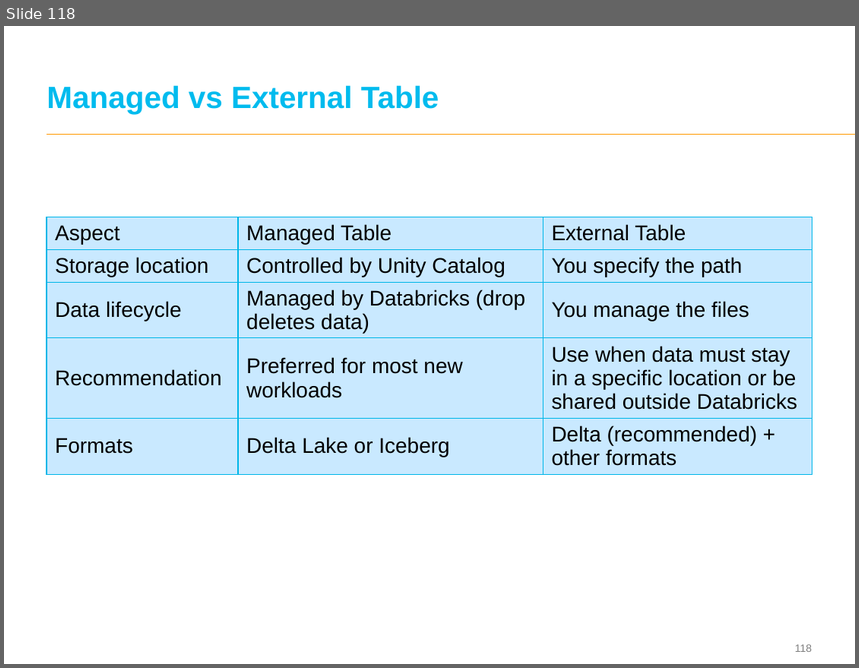
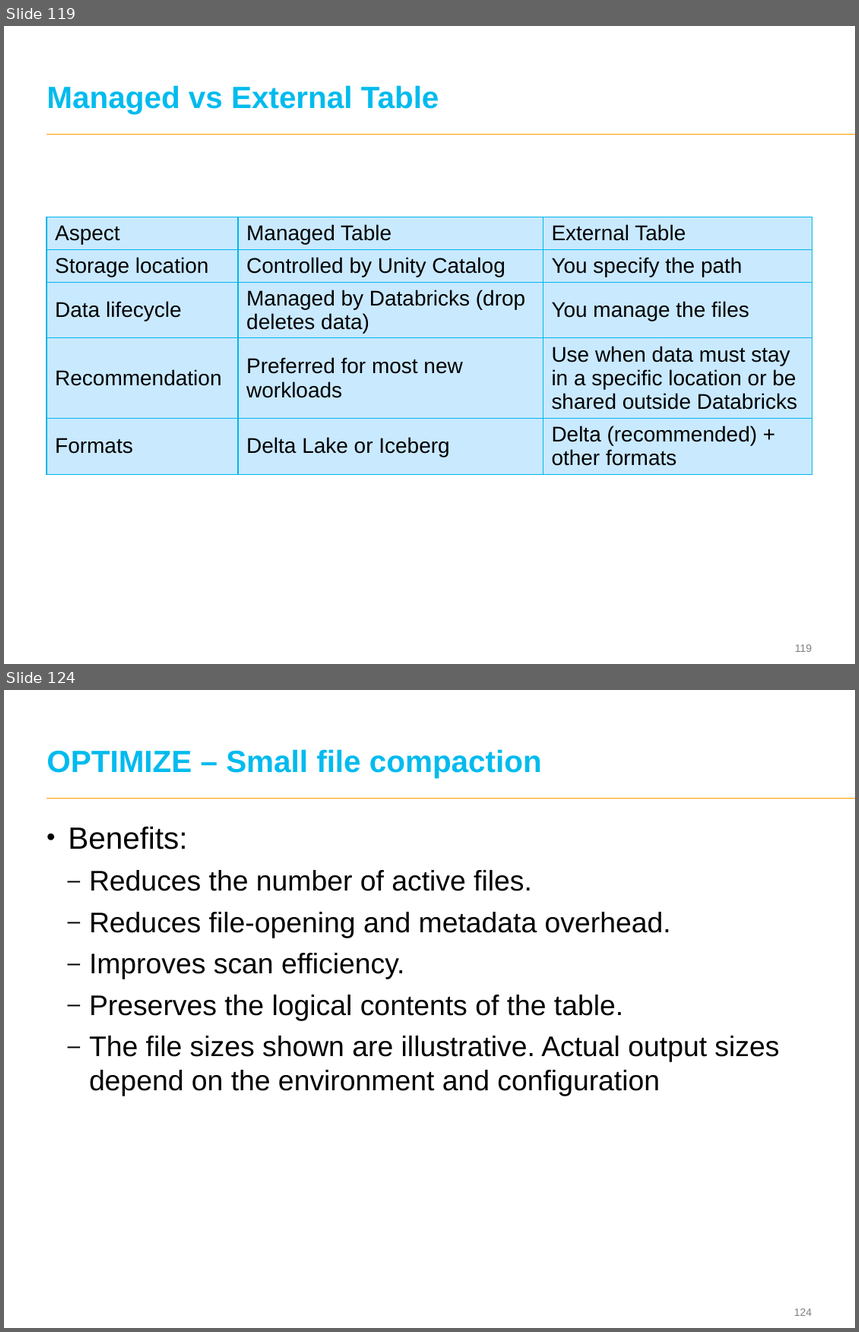
Before and after one commit to eswaribala/ltidatanov2026, a slide deck: DataAnalyticsandPlatform.pptx. Shown one above the other, each under a label of ours: slide 118 before the commit, slides 119 and 124 after it; the slides between them are not shown. The pictures are 859x668 and 859x1332 pixels, drawn with LibreOffice and Linux fonts; fonts in the diff are those of the drawing; background and template pictures are left out. Boxes give left, top, right and bottom in pixels: in the first picture for what was removed or moved away, otherwise in the second. Text is boxed around its words. In the diff, an @@ line names an element or a change of style, - is before the commit and + after.

```diff
--- a/DataAnalyticsandPlatform.pptx
+++ b/DataAnalyticsandPlatform.pptx
@@ slide 124 added at [4,690,855,1328], background #FFFFFF; not listed: 2 template elements that a slide beside it also shows @@
@@ title added at [47,749,542,778], 26 pt, text #00BBEE, bold @@
+OPTIMIZE – Small file compaction
@@ text added at [68,826,779,1097], 24 pt, text #000000 @@
+• Benefits:
+  – Reduces the number of active files.
+  – Reduces file-opening and metadata overhead.
+  – Improves scan efficiency.
+  – Preserves the logical contents of the table.
+  – The file sizes shown are illustrative. Actual output sizes depend on the environment and configuration
@@ what was slide 118 is now slide 119 @@
```
Also in this commit, not shown: 2 slides changed, 19 other slides added, 1 other file.
